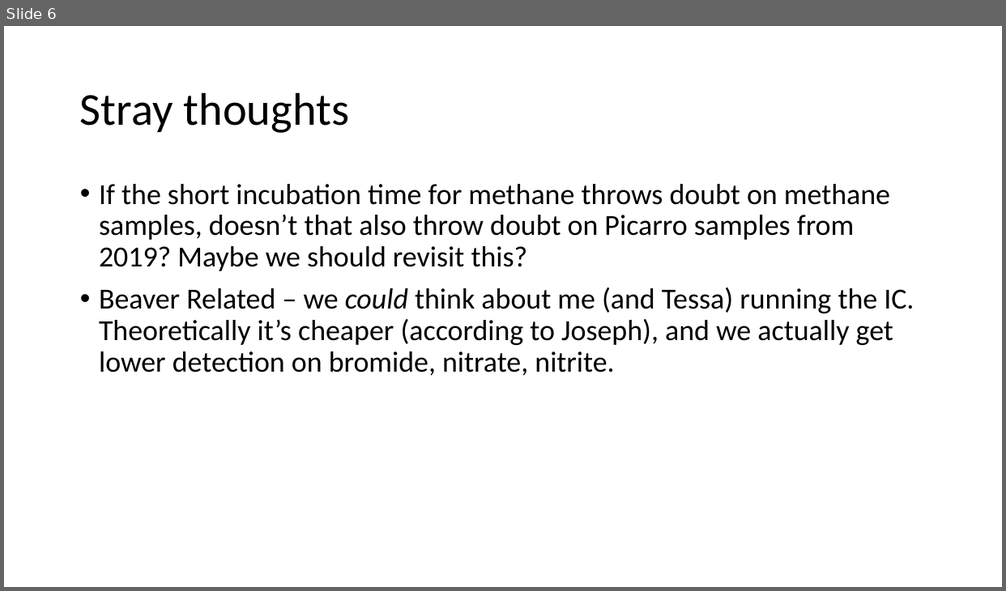
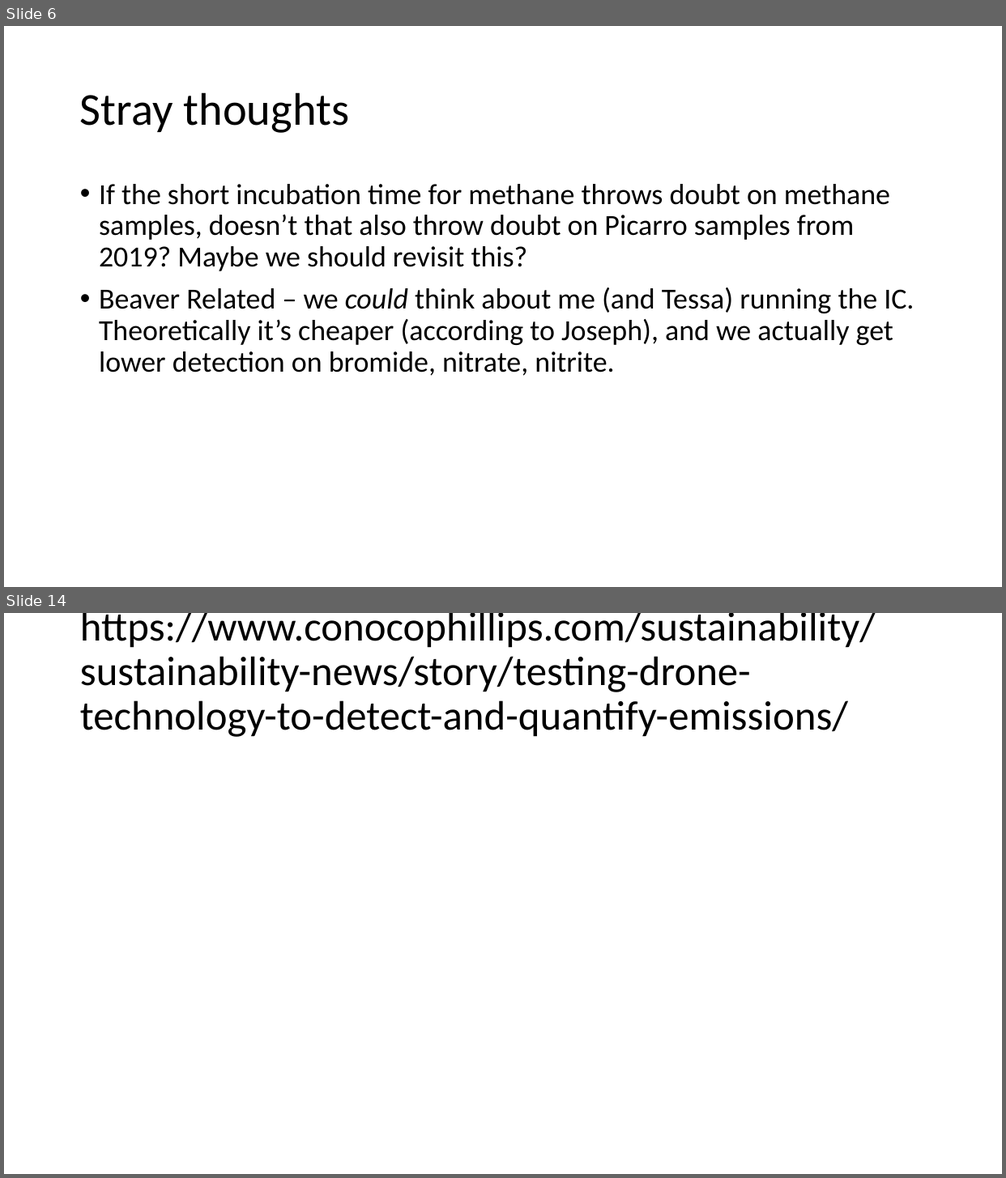
Before and after one commit to carbonshed/Ecuador2021, a slide deck: plots/DataVis_2022-01-10.pptx. Shown one above the other, each under a label of ours: slide 6 before the commit, slides 6 and 14 after it; the slides between them are not shown. The pictures are 1006x591 and 1006x1178 pixels, drawn with LibreOffice and Linux fonts; fonts in the diff are those of the drawing. Boxes give left, top, right and bottom in pixels: in the first picture for what was removed or moved away, otherwise in the second. Text is boxed around its words. In the diff, an @@ line names an element or a change of style, - is before the commit and + after.

```diff
--- a/plots/DataVis_2022-01-10.pptx
+++ b/plots/DataVis_2022-01-10.pptx
@@ slide 14 added at <box>4,613,1002,1174</box>, background #FFFFFF @@
@@ title added at <box>80,613,876,737</box>, 39.6 pt, text #000000 @@
+https://www.conocophillips.com/sustainability/sustainability-news/story/testing-drone-technology-to-detect-and-quantify-emissions/
```
Also in this commit, not shown: 1 slide changed, 7 other slides added.
